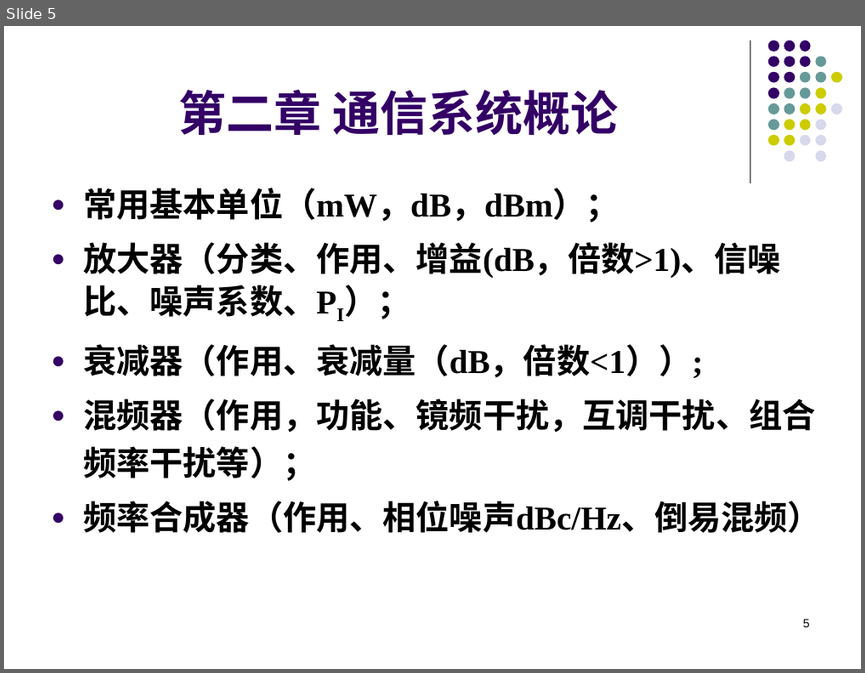
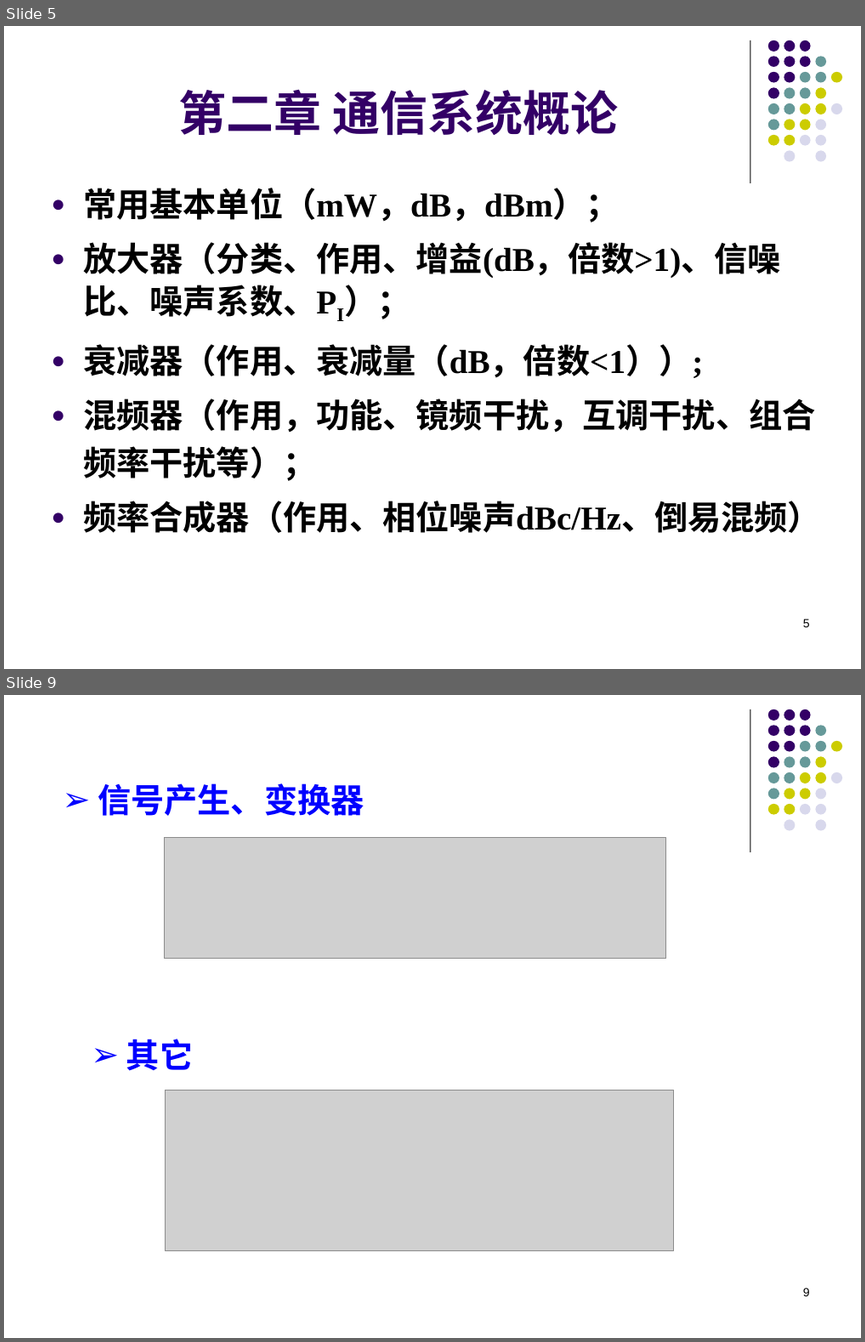
Before and after one commit to lyMeiSEU/ly_schoolhelper, a slide deck: 通信电子/复习.pptx. Shown one above the other, each under a label of ours: slide 5 before the commit, slides 5 and 9 after it; the slides between them are not shown. The pictures are 865x673 and 865x1342 pixels, drawn with LibreOffice and Linux fonts; fonts in the diff are those of the drawing; grey boxes stand for pictures; background and template pictures are left out. Boxes give left, top, right and bottom in pixels: in the first picture for what was removed or moved away, otherwise in the second. Text is boxed around its words. In the diff, an @@ line names an element or a change of style, - is before the commit and + after.

```diff
--- a/通信电子/复习.pptx
+++ b/通信电子/复习.pptx
@@ slide 9 added at (4, 695, 861, 1338), background #FFFFFF; not listed: 32 template elements that a slide beside it also shows @@
@@ text added at (98, 783, 364, 816), 28 pt, text #0000FF, bold @@
+➢ 信号产生、变换器
@@ picture added at (164, 838, 666, 959) @@
@@ text added at (126, 1038, 193, 1071), 28 pt, text #0000FF, bold @@
+➢ 其它
@@ picture added at (166, 1090, 674, 1251) @@
@@ page number added at (803, 1287, 810, 1296), 10 pt, text #000000 @@
+9
```
Also in this commit, not shown: 8 slides changed, 3 other slides added, 1 slide removed, 3 other files.
